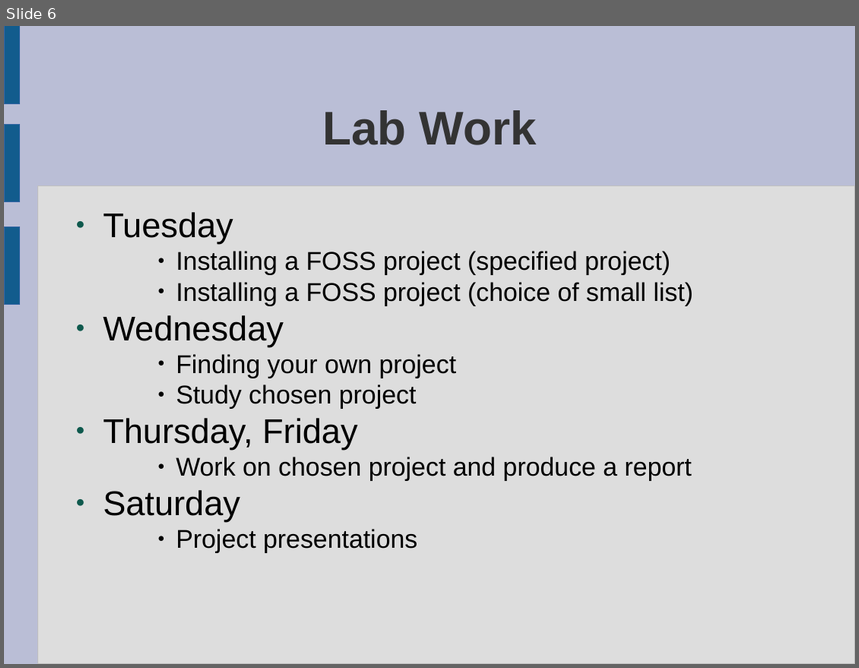
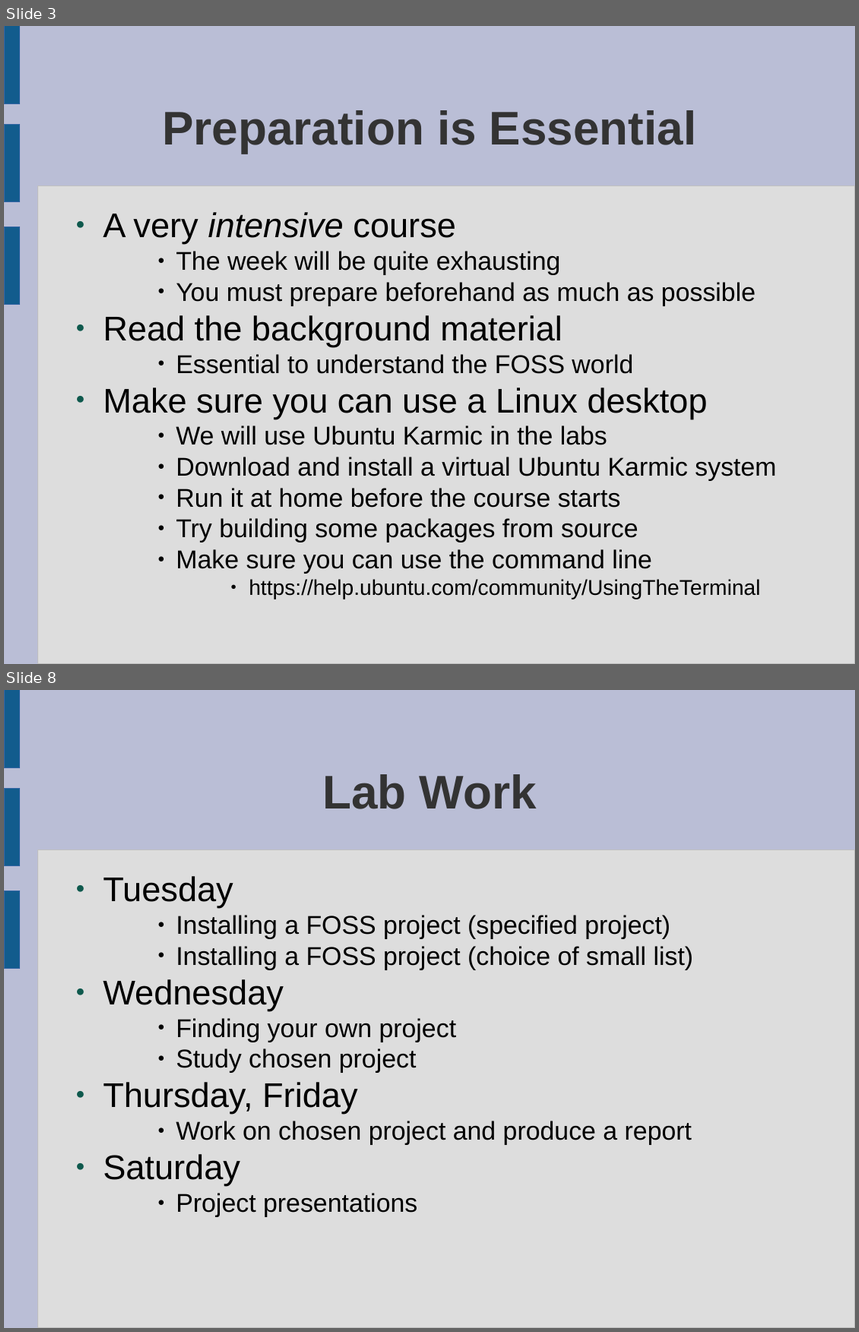
Before and after one commit to laurencesmart/comp8440, a slide deck: lectures/course_introduction.odp. Shown one above the other, each under a label of ours: slide 6 before the commit, slides 3 and 8 after it; the slides between them are not shown. The pictures are 859x668 and 859x1332 pixels, drawn with LibreOffice and Linux fonts; fonts in the diff are those of the drawing. Boxes give left, top, right and bottom in pixels: in the first picture for what was removed or moved away, otherwise in the second. Text is boxed around its words. In the diff, an @@ line names an element or a change of style, - is before the commit and + after.

```diff
--- a/lectures/course_introduction.odp
+++ b/lectures/course_introduction.odp
@@ slide 3 added at box(4, 26, 855, 664), background #BABED6; not listed: 4 template elements that a slide beside it also shows @@
@@ title added at box(162, 110, 696, 154), 44 pt, text #333333, bold @@
+Preparation is Essential
@@ text added at box(103, 212, 776, 600), 24 pt, text #000000 @@
+● A very intensive course
+    ● The week will be quite exhausting
+    ● You must prepare beforehand as much as possible
+● Read the background material
+    ● Essential to understand the FOSS world
+● Make sure you can use a Linux desktop
+    ● We will use Ubuntu Karmic in the labs
+    ● Download and install a virtual Ubuntu Karmic system
+    ● Run it at home before the course starts
+    ● Try building some packages from source
+    ● Make sure you can use the command line
+        ● https://help.ubuntu.com/community/UsingTheTerminal
@@ what was slide 6 is now slide 8 @@
```
Also in this commit, not shown: 8 slides changed, 1 other slide added, 1 other file.
